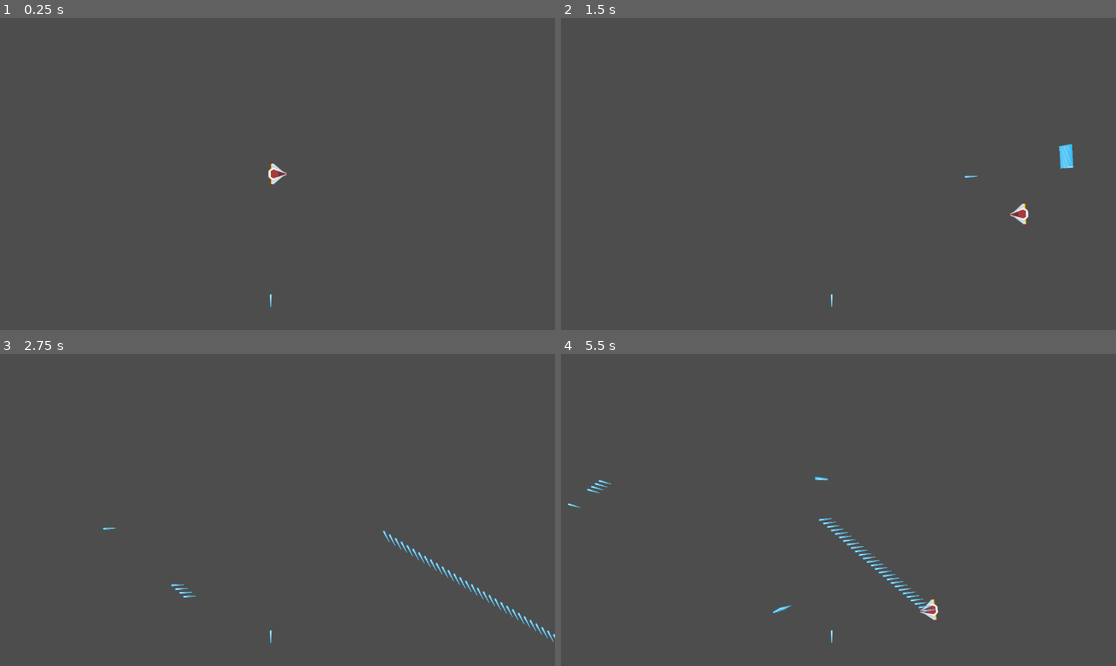
Above: before the commit, frames 1-4 (two rows, left to right).
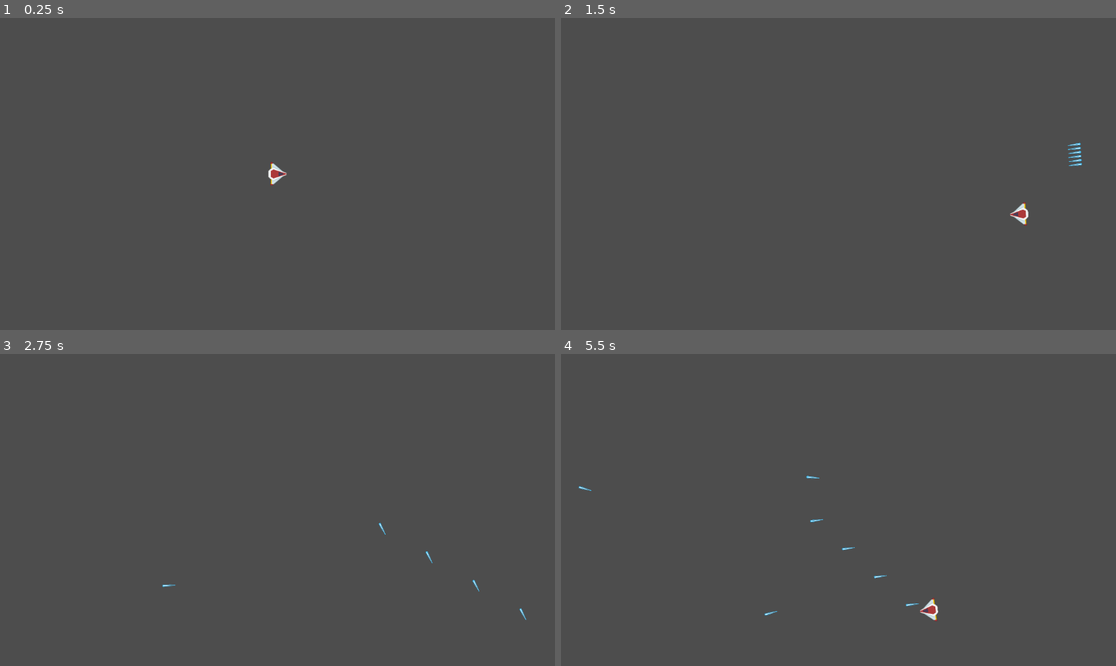
Above: after the commit, the same moments.

Repository: Noxalus/GMTK-2024
Game: Godot game, scene res://scenes/game.tscn
Same seed, same stepped clock (60 frames per second), same inputs: the game is played once before the commit and once after it.
Inputs (mouse positions are in pixels of both pictures, inside the frame that each line leads up to):
- Up to frame 1 (0.25 s): no input
- Up to frame 2 (1.5 s): tap Enter at 0.5 s; move the mouse to (960, 158) at 0.52 s; press the mouse at (960, 158) at 0.53 s; hold D (move_right) 0.53-1.28 s; move the mouse to (727, 189) at 1.27 s; release the mouse at (727, 189) at 1.28 s; hold S (move_down) from 1.28 s (still down); tap Shift (focus) at 1.35 s
- Up to frame 3 (2.75 s): click (166, 525) at 1.55 s; move the mouse to (333, 441) at 2.02 s; release S (move_down) at 2.03 s; press the mouse at (333, 441) at 2.03 s; hold D (move_right) from 2.03 s (still down)
- Up to frame 4 (5.5 s): move the mouse to (810, 572) at 2.77 s; release D (move_right) at 2.78 s; release the mouse at (810, 572) at 2.78 s; hold W (move_up) 2.78-3.53 s; click (810, 572) at 2.85 s; move the mouse to (1005, 556) at 3.52 s; hold Shift (focus) 3.53-4.28 s; hold A (move_left) 3.53-5.03 s; click (1005, 556) at 3.8 s; move the mouse to (672, 463) at 4.27 s; click (672, 463) at 4.35 s; move the mouse to (866, 510) at 5.02 s; press the mouse at (866, 510) at 5.03 s; hold S (move_down) from 5.03 s (still down)

The runs differ from the first frame. In frame 1, less than 0.1% of the frame differs, in the area x 48-49%, y 88-93%; in frame 2, 0.3%; in frame 3, 0.6%; in frame 4, 0.6%, in the area x 1-68%, y 38-93%.

Commit message:
Add spawn position and delay for player's shooting.

Diff:
--- a/forever-warning/scenes/game.tscn
+++ b/forever-warning/scenes/game.tscn
@@ -1,13 +1,9 @@
-[gd_scene load_steps=3 format=3 uid="uid://pkr3ksnu1qgh"]
+[gd_scene load_steps=2 format=3 uid="uid://pkr3ksnu1qgh"]
 
 [ext_resource type="PackedScene" uid="uid://55hgfllu4oyd" path="res://scenes/player.tscn" id="1_thu6u"]
-[ext_resource type="PackedScene" uid="uid://cdyedqbe1i8ii" path="res://scenes/bullet.tscn" id="2_tnfjs"]
 
 [node name="Game" type="Node2D"]
 
 [node name="Camera2D" type="Camera2D" parent="."]
 
 [node name="Player" parent="." instance=ExtResource("1_thu6u")]
-
-[node name="Bullet" parent="." instance=ExtResource("2_tnfjs")]
-position = Vector2(-14, 263)
--- a/forever-warning/scenes/player.tscn
+++ b/forever-warning/scenes/player.tscn
@@ -16,3 +16,35 @@
 [node name="CollisionShape2D" type="CollisionShape2D" parent="."]
 position = Vector2(0, 4)
 shape = SubResource("CircleShape2D_m63fx")
+
+[node name="BulletSpawners" type="Node2D" parent="."]
+
+[node name="Spawner1" type="Node2D" parent="BulletSpawners"]
+position = Vector2(0, -18)
+
+[node name="Spawner2" type="Node2D" parent="BulletSpawners"]
+visible = false
+position = Vector2(22, 11)
+
+[node name="Spawner3" type="Node2D" parent="BulletSpawners"]
+visible = false
+position = Vector2(-23, 11)
+
+[node name="Spawner4" type="Node2D" parent="BulletSpawners"]
+visible = false
+position = Vector2(-14, 0)
+
+[node name="Spawner5" type="Node2D" parent="BulletSpawners"]
+visible = false
+position = Vector2(13, 0)
+
+[node name="Spawner6" type="Node2D" parent="BulletSpawners"]
+visible = false
+position = Vector2(6, -10)
+
+[node name="Spawner7" type="Node2D" parent="BulletSpawners"]
+visible = false
+position = Vector2(-6, -10)
+
+[node name="FireDelayTimer" type="Timer" parent="."]
+one_shot = true
--- a/forever-warning/scripts/player.gd
+++ b/forever-warning/scripts/player.gd
@@ -3,19 +3,26 @@
 @export var speed: float = 500
 @export var focus_factor: float = 0.5
 @export var rotation_speed: float = 1
+@export var fire_delay: float = 0.1
 
-var bullet_node = preload("res://scenes/bullet.tscn")
+@onready var fire_delay_timer = $FireDelayTimer
+@onready var bullet_spawners = $BulletSpawners
+
+var bullet_node := preload("res://scenes/bullet.tscn")
 var vel := Vector2(0, 0)
-var cur_speed := speed
+var cur_speed
 var previous_mouse_position
 
 func _process(_delta):
 	# Shoot
-	if Input.is_action_pressed("shoot"):
-		var bullet = bullet_node.instantiate()
-		bullet.position = position
-		bullet.set_direction(Vector2.from_angle(rotation - PI / 2.0))
-		get_tree().current_scene.add_child(bullet)
+	if Input.is_action_pressed("shoot") and fire_delay_timer.is_stopped():
+		fire_delay_timer.start(fire_delay)
+		for child in bullet_spawners.get_children():
+			if child.is_visible():
+				var bullet = bullet_node.instantiate()
+				bullet.global_position = child.global_position
+				bullet.set_direction(Vector2.from_angle(rotation - PI / 2.0))
+				get_tree().current_scene.add_child(bullet)
 
 func _physics_process(delta):
 	# Update position
